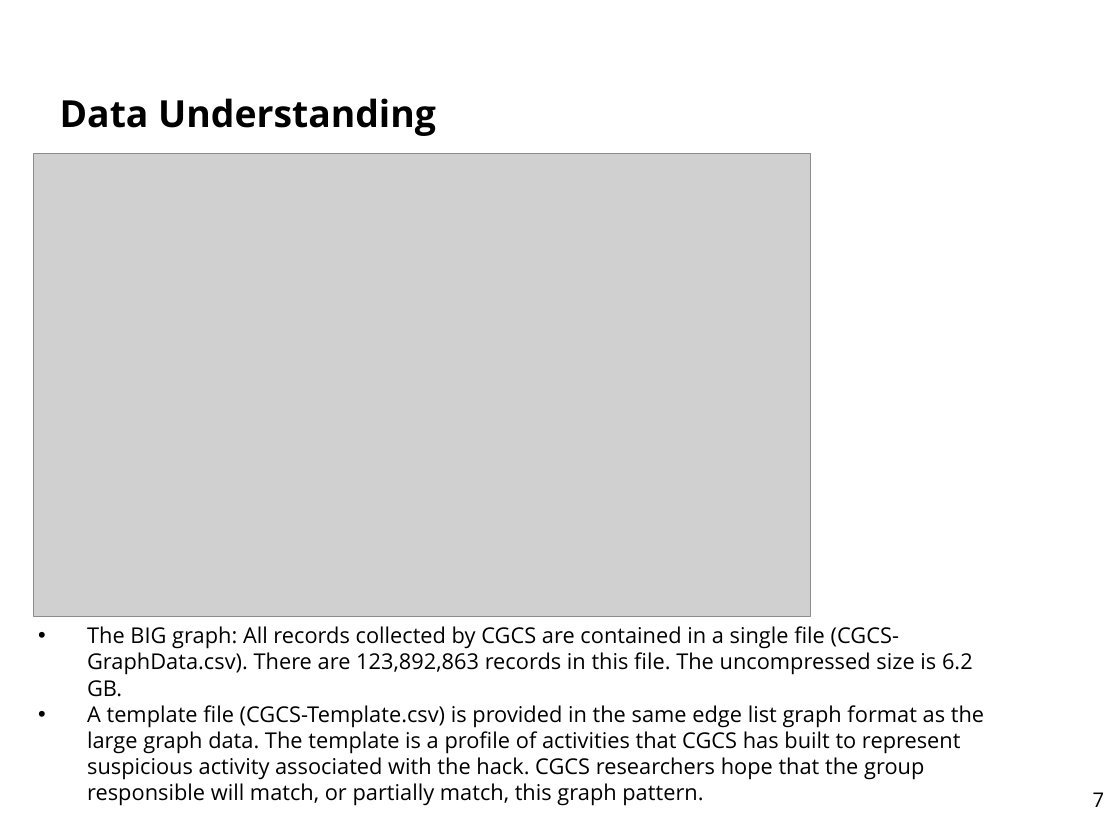
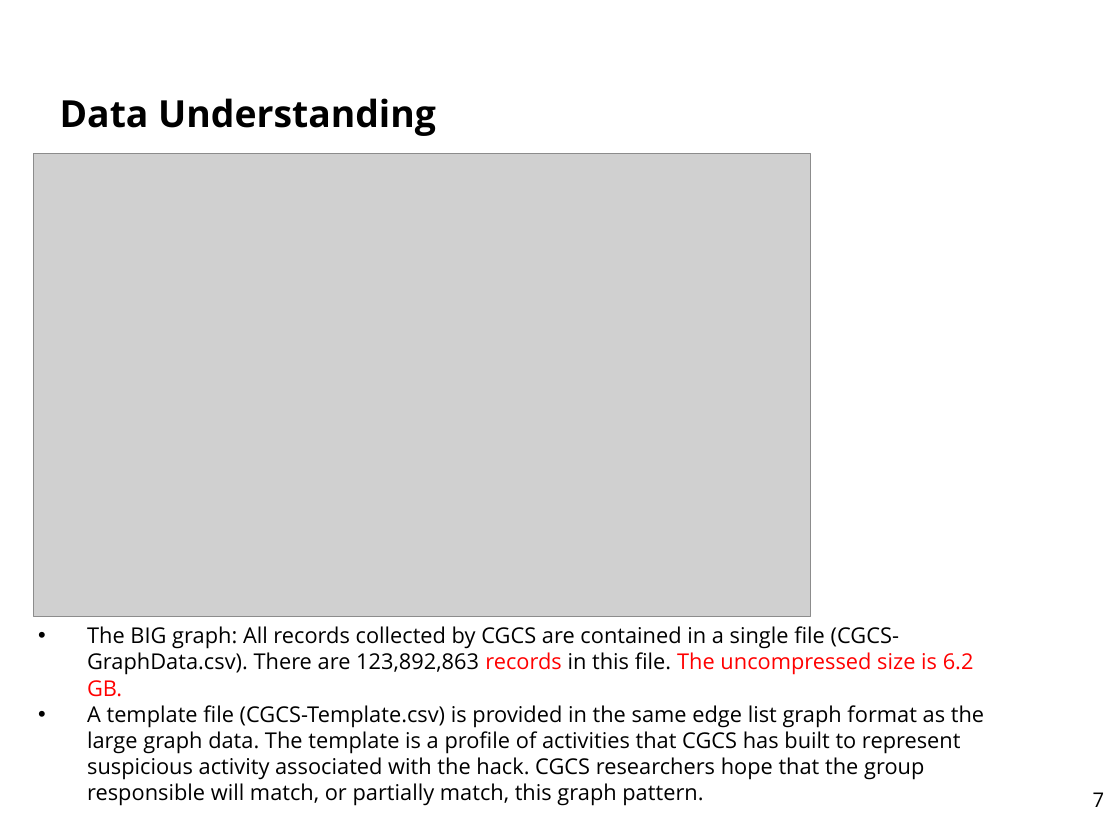
Before and after one commit to AtrayeeNeog/Visualization_2019-20, a slide deck: slide 7 of Documentation/Project_Data_Understanding.pptx. Drawn at 1120x840 pixels with LibreOffice and Linux fonts; fonts in the diff are those of the drawing; grey boxes stand for pictures; background and template pictures are left out. Boxes give left, top, right and bottom in pixels: in the first picture for what was removed or moved away, otherwise in the second. Text is boxed around its words. In the diff, an @@ line names an element or a change of style, - is before the commit and + after.

```diff
--- a/Documentation/Project_Data_Understanding.pptx
+++ b/Documentation/Project_Data_Understanding.pptx
@@ text at [87, 626, 974, 697]: text colour #000000 to #FF0000 in "records The uncompressed size is 6.2 GB." @@
```
Also in this commit, not shown: 1 other slide changed.
